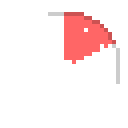
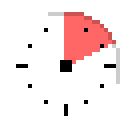
Layer changes from the first 128x128 image to the second:
added layer "Layer 4" above "Layer 2" over [16, 28, 116, 116]
